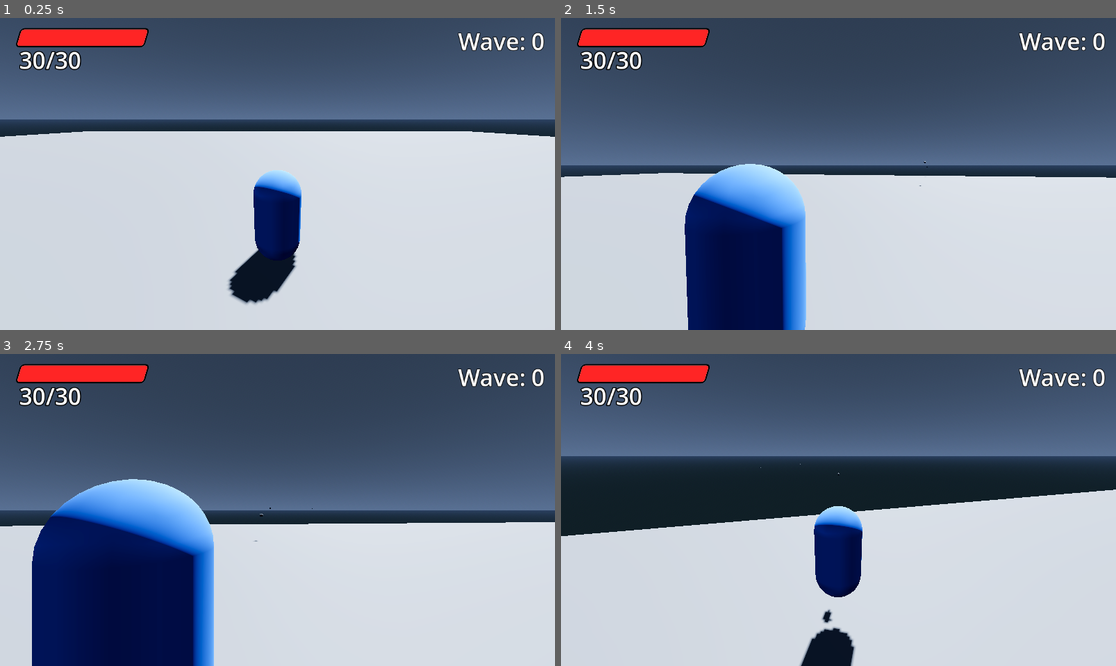
Above: before the commit, frames 1-4 (two rows, left to right).
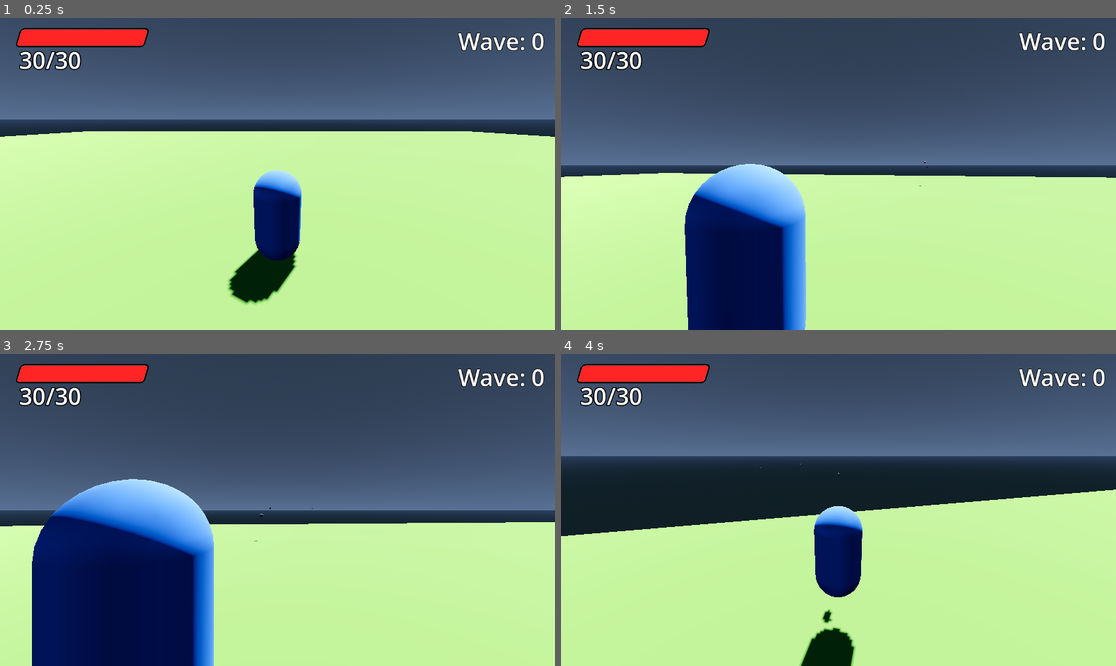
Above: after the commit, the same moments.

Repository: AdilDevStuff/3D-WaveShooter
Game: Godot game, scene res://Scenes/Levels/World.tscn
Same seed, same stepped clock (60 frames per second), same inputs: the game is played once before the commit and once after it.
Inputs (mouse positions are in pixels of both pictures, inside the frame that each line leads up to):
- Up to frame 1 (0.25 s): no input
- Up to frame 2 (1.5 s): tap Enter (ui_accept) at 0.5, 0.77 s; move the mouse to (866, 174) at 0.52 s; press the mouse at (866, 174) at 0.53 s; hold W (Forward) from 0.53 s (still down); move the mouse to (810, 174) at 1.27 s; release the mouse at (810, 174) at 1.28 s; right-click (810, 174) at 1.35 s
- Up to frame 3 (2.75 s): keep holding W (Forward); tap Enter (ui_accept) at 1.52 s; click (249, 510) at 1.55 s; move the mouse to (288, 503) at 2.02 s; press the mouse at (288, 503) at 2.03 s
- Up to frame 4 (4 s): keep holding W (Forward); move the mouse to (832, 516) at 2.77 s; release the mouse at (832, 516) at 2.78 s; click (832, 516) at 2.85 s; tap Enter (ui_accept) at 3.02, 3.5, 3.77 s; move the mouse to (877, 513) at 3.52 s; press the mouse at (877, 513) at 3.53 s; right-click (877, 513) at 3.6 s

The runs differ from the first frame. In frame 1, 61% of the frame differs, in the area x 0-100%, y 36-100%; in frame 2, 39%; in frame 3, 31%; in frame 4, 47%.

Commit message:
Upgraded to Godot 4.4

Diff:
--- a/Scenes/Levels/World.tscn
+++ b/Scenes/Levels/World.tscn
@@ -14,6 +14,9 @@
 
 [sub_resource type="StandardMaterial3D" id="StandardMaterial3D_23pla"]
 albedo_color = Color(0.415032, 0.819067, 0.404147, 1)
+
+[sub_resource type="StandardMaterial3D" id="StandardMaterial3D_f4gmh"]
+albedo_color = Color(0.452385, 0.724026, 0.300113, 1)
 
 [sub_resource type="ProceduralSkyMaterial" id="ProceduralSkyMaterial_37o3u"]
 sky_top_color = Color(0.21137, 0.249742, 0.303129, 1)
@@ -73,8 +76,8 @@
 
 [sub_resource type="AnimationLibrary" id="AnimationLibrary_8eiio"]
 _data = {
-"PromptEnter": SubResource("Animation_1ghcc"),
-"RESET": SubResource("Animation_bf4ym")
+&"PromptEnter": SubResource("Animation_1ghcc"),
+&"RESET": SubResource("Animation_bf4ym")
 }
 
 [node name="World" type="Node3D"]
@@ -90,6 +93,7 @@
 material_override = SubResource("StandardMaterial3D_23pla")
 use_collision = true
 size = Vector3(100, 1, 100)
+material = SubResource("StandardMaterial3D_f4gmh")
 
 [node name="Lighting" type="Node3D" parent="."]
 
@@ -100,11 +104,8 @@
 transform = Transform3D(-0.866025, -0.433013, 0.25, 0, 0.5, 0.866025, -0.5, 0.75, -0.433013, 0, 0, 0)
 shadow_enabled = true
 
-[node name="Player" parent="." node_paths=PackedStringArray("shooting_component", "health_system", "health_bar") instance=ExtResource("1_65s0x")]
+[node name="Player" parent="." instance=ExtResource("1_65s0x")]
 transform = Transform3D(1, 0, 0, 0, 1, 0, 0, 0, 1, 0, 1.5, 0)
-shooting_component = NodePath("Components/Shooting")
-health_system = NodePath("Components/HealthSystem")
-health_bar = NodePath("HealthBar/HealthBar")
 
 [node name="WaveSystem" type="Node3D" parent="."]
 script = ExtResource("3_0rjlg")
@@ -140,10 +141,9 @@
 anchor_top = 1.0
 anchor_right = 0.5
 anchor_bottom = 1.0
-offset_left = 1.0
-offset_top = 648.0
-offset_right = 1152.0
-offset_bottom = 745.0
+offset_left = -575.0
+offset_right = 576.0
+offset_bottom = 97.0
 grow_horizontal = 2
 grow_vertical = 0
 label_settings = SubResource("LabelSettings_78l4r")
@@ -163,7 +163,7 @@
 
 [node name="UIAnimations" type="AnimationPlayer" parent="UserInterface/GameUI"]
 libraries = {
-"": SubResource("AnimationLibrary_8eiio")
+&"": SubResource("AnimationLibrary_8eiio")
 }
 
 [connection signal="wave_completed" from="WaveSystem" to="WaveSystem" method="_on_wave_completed"]
--- a/project.godot
+++ b/project.godot
@@ -13,7 +13,7 @@
 config/name="3D Wave Shooter"
 config/tags=PackedStringArray("side_project")
 run/main_scene="res://Scenes/Levels/World.tscn"
-config/features=PackedStringArray("4.3")
+config/features=PackedStringArray("4.4")
 config/icon="res://Assets/Icons/icon.png"
 
 [editor]
Not shown: 1 places in Assets/Components/NavigationMovement.tscn that only renumber resources
Not shown: 1 places in Assets/Components/Shooting.tscn that only renumber resources
Not shown, changed: Assets/Models/Furniture Pack/Double Bed.fbx.import
Not shown, changed: Assets/Models/Furniture Pack/Wall.fbx.import
Not shown: 1 places in Scenes/Characters/Enemy.tscn that only renumber resources
Not shown: 1 places in Scenes/Characters/Player.tscn that only renumber resources
Not shown: 1 places in Scenes/Levels/World.tscn that only renumber resources
Not shown: 1 places in Scenes/Objects/Projectiles/EnemyProjectile.tscn that only renumber resources
Not shown: 1 places in Scenes/Objects/Projectiles/PlayerProjectile.tscn that only renumber resources
Not shown: 1 places in Scenes/Objects/Projectiles/Projectile.tscn that only renumber resources
Not shown, added: Scripts/Components/Health.gd.uid
Not shown, added: Scripts/Components/NavigationMovement.gd.uid
(and 10 more such lines)
